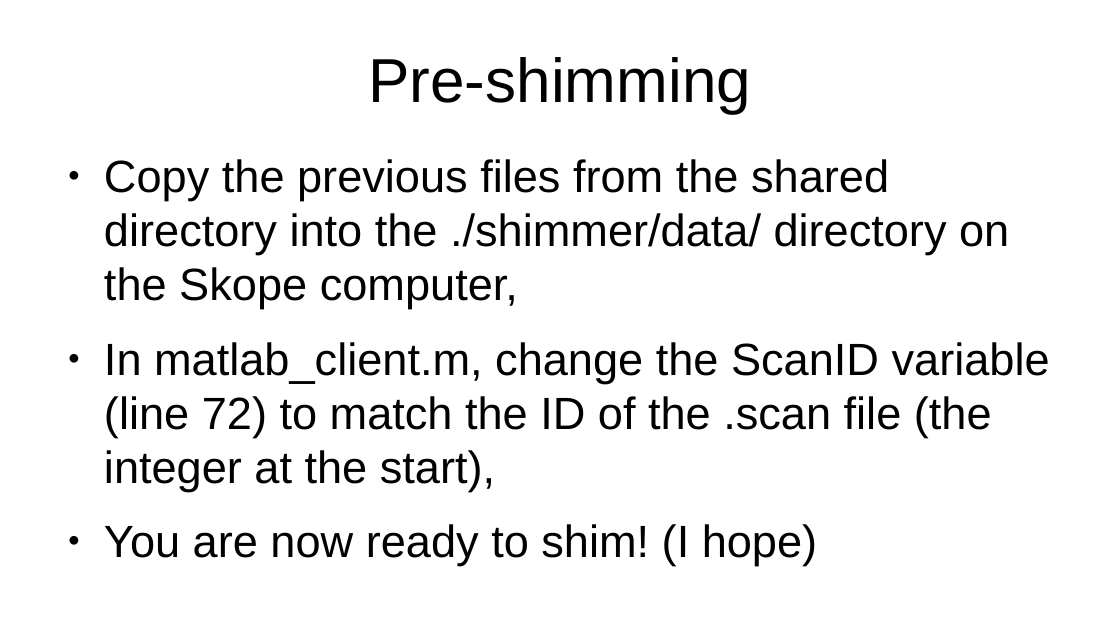
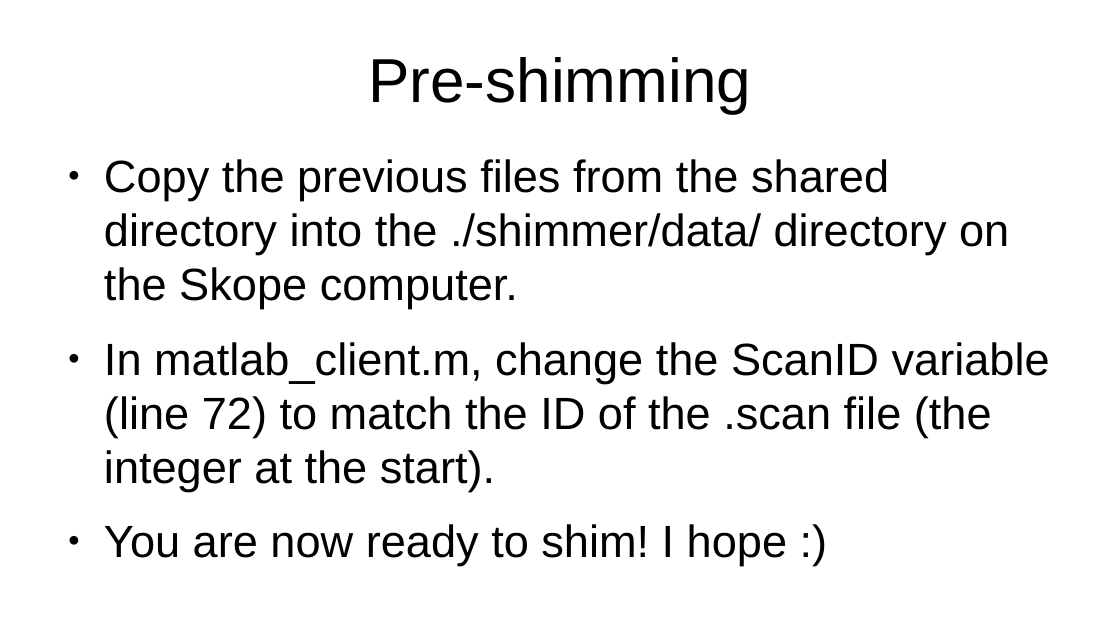
Before and after one commit to seventeenmagpie/skope-mrshim, a slide deck: slide 14 of shimmer/docs/user_guide_with_images.odp (slide 13 before the commit). Drawn at 1120x630 pixels with LibreOffice and Linux fonts; fonts in the diff are those of the drawing. Boxes give left, top, right and bottom in pixels: in the first picture for what was removed or moved away, otherwise in the second. Text is boxed around its words. In the diff, an @@ line names an element or a change of style, - is before the commit and + after.

Commit message:
Improved documentation:  - Made section starts more distinct (SECTION: ) and not like    instructions,  - Fixed typos, added hyperlinks,

```diff
--- a/shimmer/docs/user_guide_with_images.odp
+++ b/shimmer/docs/user_guide_with_images.odp
@@ text at box(104, 159, 1050, 566): text changed @@
-● Copy the previous files from the shared directory into the ./shimmer/data/ directory on the Skope computer,
-● In matlab_client.m, change the ScanID variable (line 72) to match the ID of the .scan file (the integer at the start),
-● You are now ready to shim! (I hope)
+● Copy the previous files from the shared directory into the ./shimmer/data/ directory on the Skope computer.
+● In matlab_client.m, change the ScanID variable (line 72) to match the ID of the .scan file (the integer at the start).
+● You are now ready to shim! I hope :)
```
Also in this commit, not shown: 32 other slides changed, 3 slides added, 1 slide removed, 1 other file.
